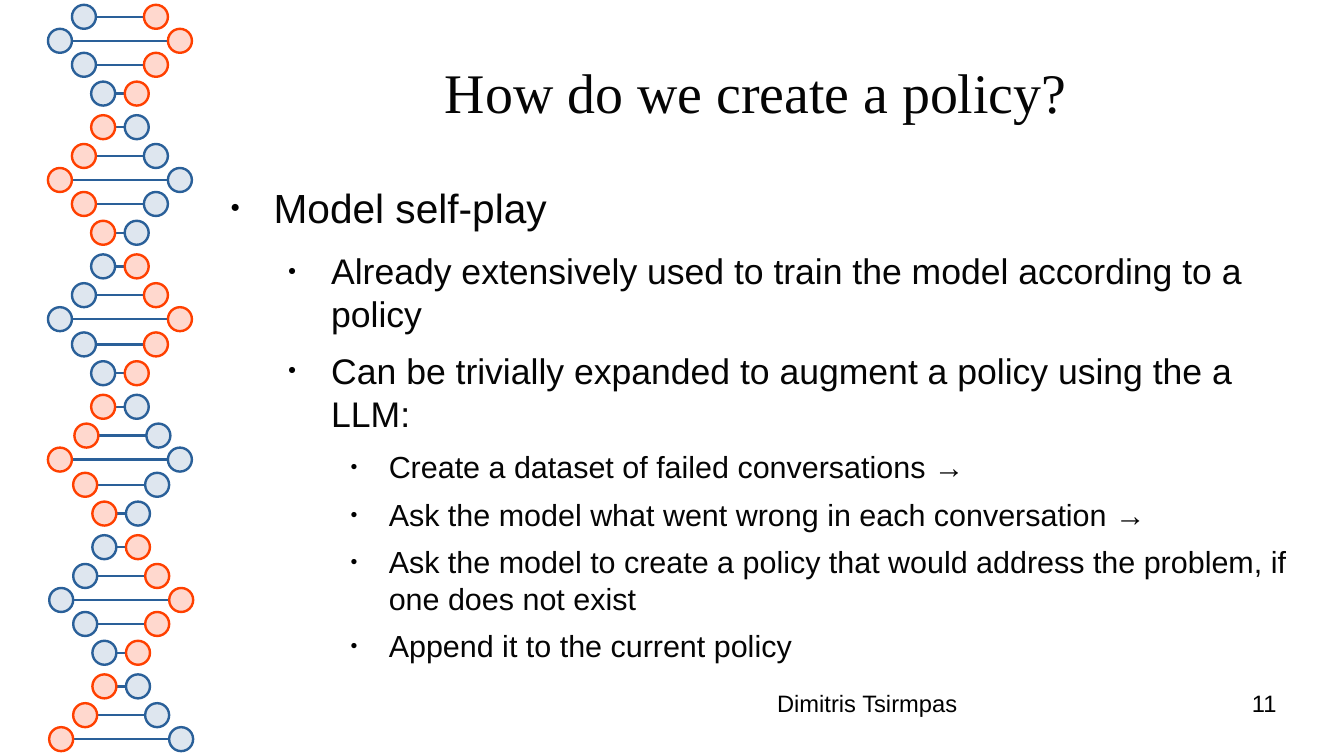
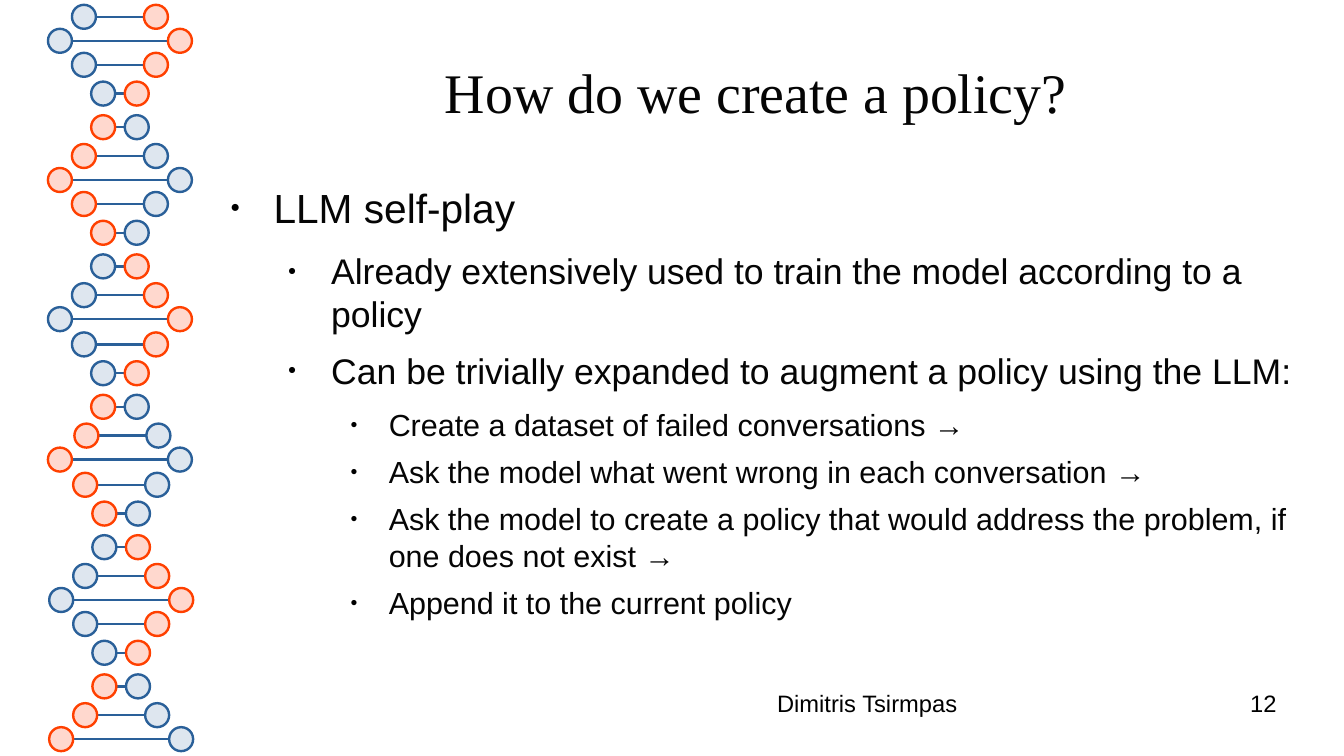
Before and after one commit to dimits-ts/llm_moderation_research, a slide deck: slide 12 of presentations/llm_policy_feasibility.odp (slide 11 before the commit). Drawn at 1344x756 pixels with LibreOffice and Linux fonts; fonts in the diff are those of the drawing. Boxes give left, top, right and bottom in pixels: in the first picture for what was removed or moved away, otherwise in the second. Text is boxed around its words. In the diff, an @@ line names an element or a change of style, - is before the commit and + after.

```diff
--- a/presentations/llm_policy_feasibility.odp
+++ b/presentations/llm_policy_feasibility.odp
@@ text at (274, 193, 515, 230): text changed @@
-● Model self-play
+● LLM self-play
@@ text at (331, 358, 1291, 391): text changed @@
-  ● Can be trivially expanded to augment a policy using the a LLM:
+  ● Can be trivially expanded to augment a policy using the LLM:
@@ text at (389, 508, 1286, 568): text changed @@
-    ● Ask the model to create a policy that would address the problem, if one does not exist
+    ● Ask the model to create a policy that would address the problem, if one does not exist →
@@ page number at (1250, 695, 1276, 712): text changed @@
-11
+12
```
Also in this commit, not shown: 10 other slides changed, 4 slides added, 1 slide removed.
